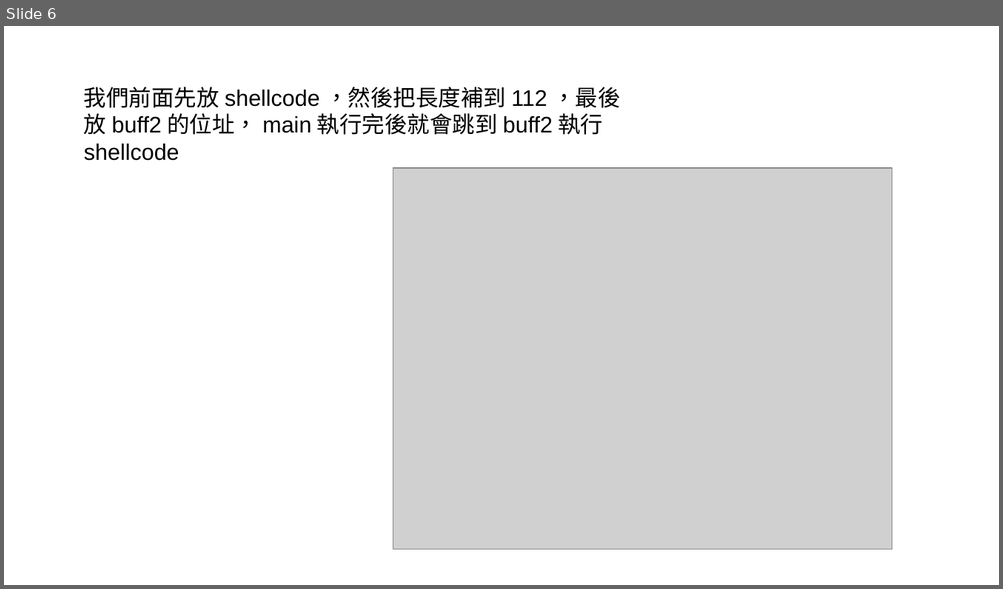
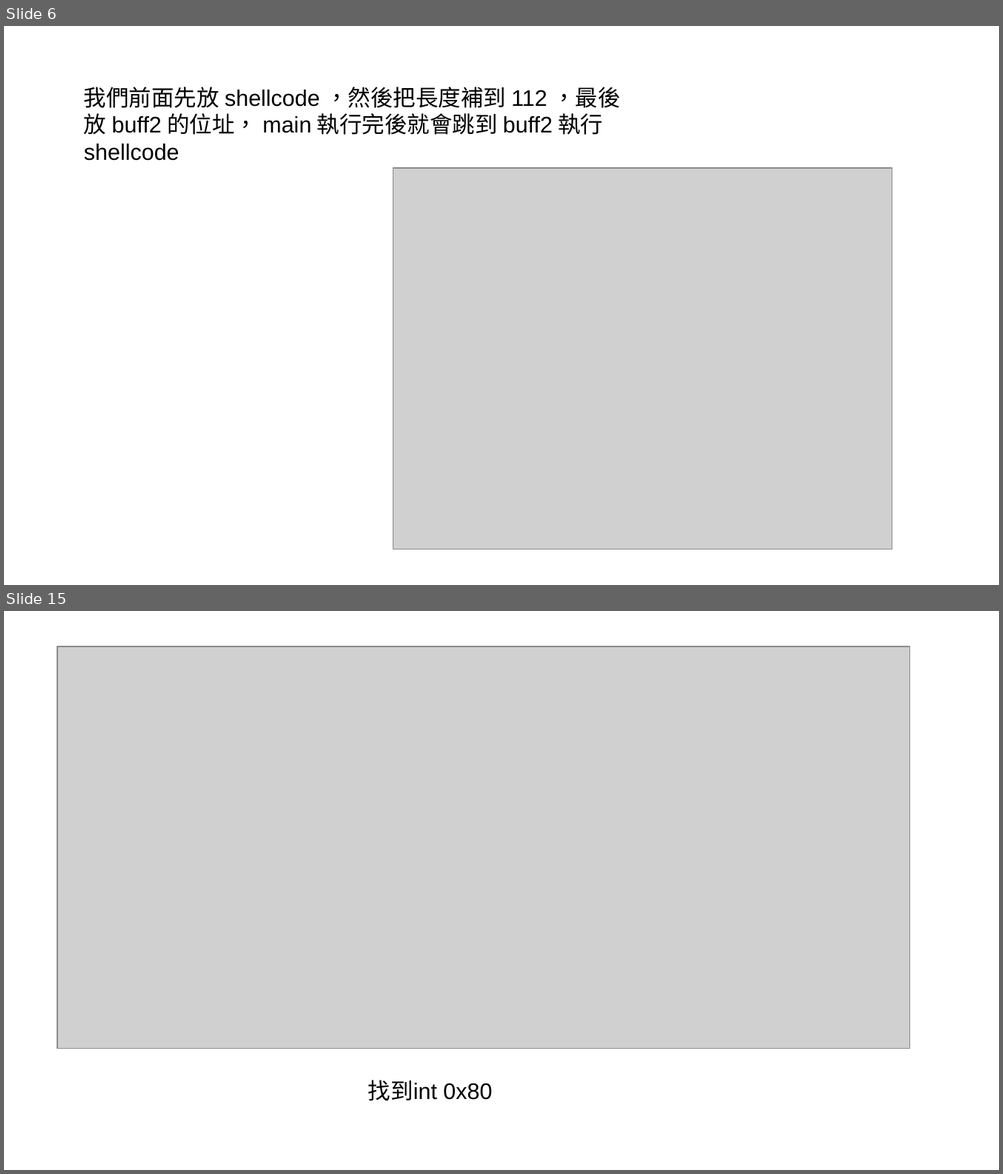
Before and after one commit to gardra/atdf, a slide deck: Lab3/Lab3.odp. Shown one above the other, each under a label of ours: slide 6 before the commit, slides 6 and 15 after it; the slides between them are not shown. The pictures are 1003x589 and 1003x1174 pixels, drawn with LibreOffice and Linux fonts; fonts in the diff are those of the drawing; grey boxes stand for pictures. Boxes give left, top, right and bottom in pixels: in the first picture for what was removed or moved away, otherwise in the second. Text is boxed around its words. In the diff, an @@ line names an element or a change of style, - is before the commit and + after.

```diff
--- a/Lab3/Lab3.odp
+++ b/Lab3/Lab3.odp
@@ slide 15 added at [4,611,999,1170], background #FFFFFF @@
@@ picture added at [57,647,910,1049] @@
@@ text added at [368,1080,492,1102], 18 pt, text #000000 @@
+找到int 0x80
```
Also in this commit, not shown: 10 other slides added, 5 other files.
